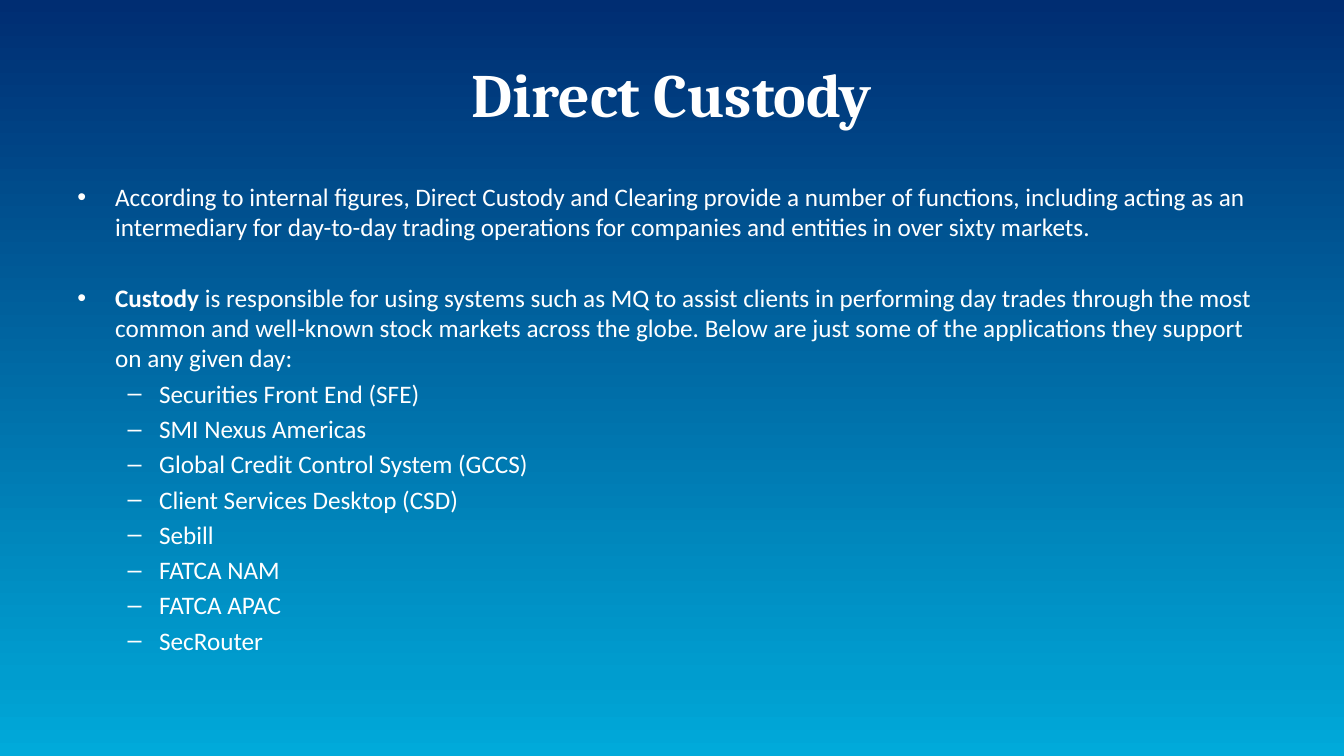
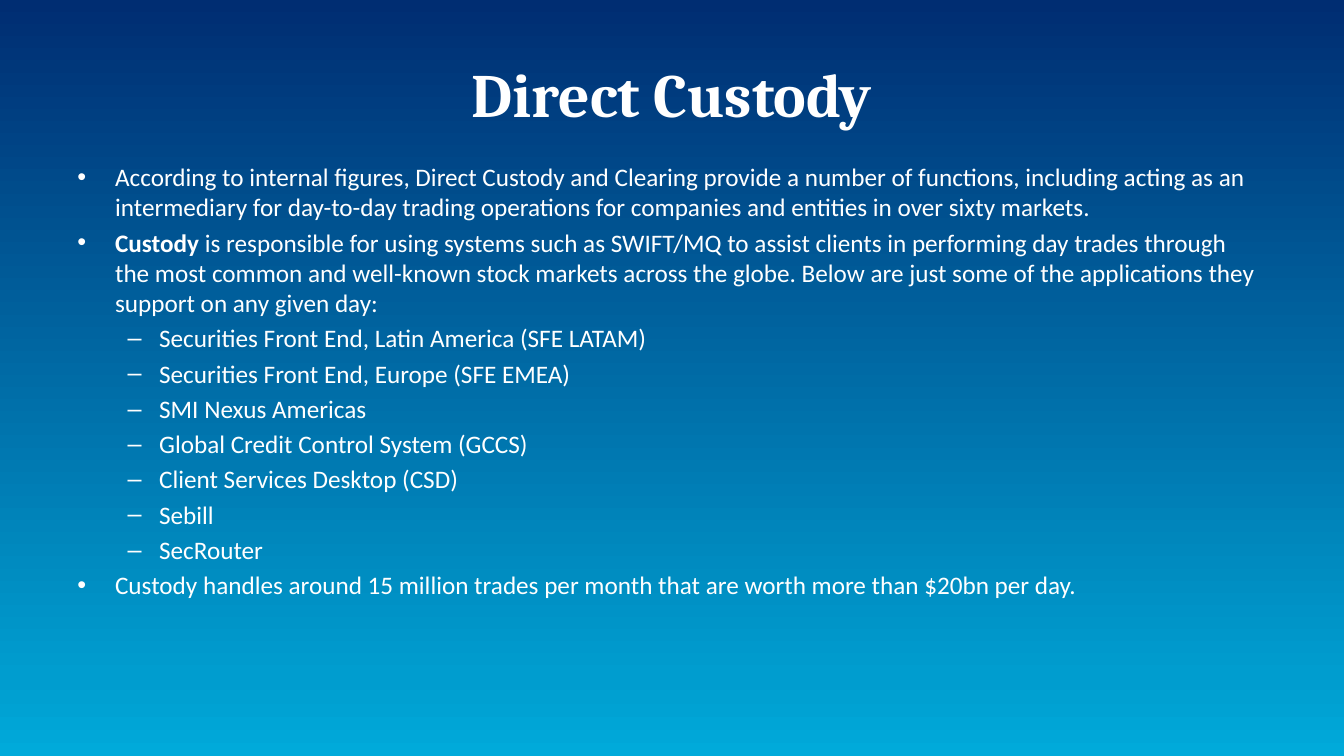
Before and after one commit to AsamiT/selflearn, a slide deck: slide 5 of InternProject.pptx. Drawn at 1344x756 pixels with LibreOffice and Linux fonts; fonts in the diff are those of the drawing. Boxes give left, top, right and bottom in pixels: in the first picture for what was removed or moved away, otherwise in the second. Text is boxed around its words. In the diff, an @@ line names an element or a change of style, - is before the commit and + after.

```diff
--- a/InternProject.pptx
+++ b/InternProject.pptx
@@ text "According to internal figures, Direct ...": place and size @@
-text "According to internal figures, Direct ..." at [115,188,1250,650]
+text "According to internal figures, Direct ..." at [115,168,1254,598]
@@ text at [115,234,1254,387]: text changed @@
-• Custody is responsible for using systems such as MQ to assist clients in performing day trades through the most common and well-known stock markets across the globe. Below are just some of the applications they support on any given day:
-  – Securities Front End (SFE)
+• Custody is responsible for using systems such as SWIFT/MQ to assist clients in performing day trades through the most common and well-known stock markets across the globe. Below are just some of the applications they support on any given day:
+  – Securities Front End, Latin America (SFE LATAM)
+  – Securities Front End, Europe (SFE EMEA)
@@ text at [159,562,281,614]: paragraphs removed @@
-  – FATCA NAM
-  – FATCA APAC
@@ text at [115,576,1076,598]: paragraph added @@
+• Custody handles around 15 million trades per month that are worth more than $20bn per day.
```
Also in this commit, not shown: 4 other slides changed, 2 slides added, 1 slide removed.
